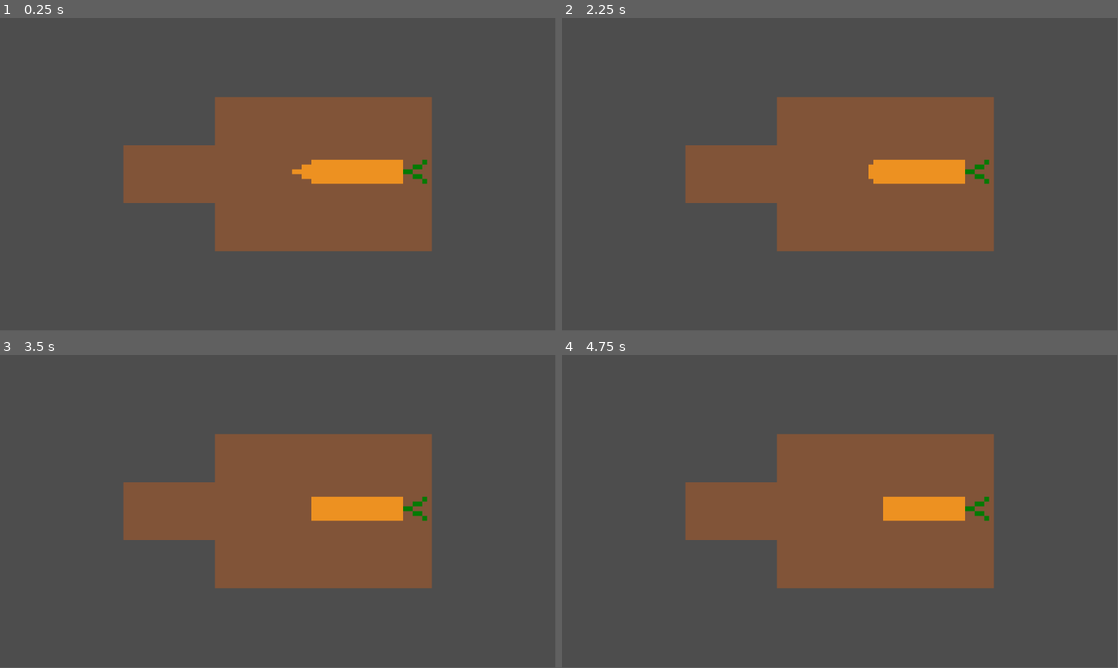
Above: before the commit, frames 1-4 (two rows, left to right).
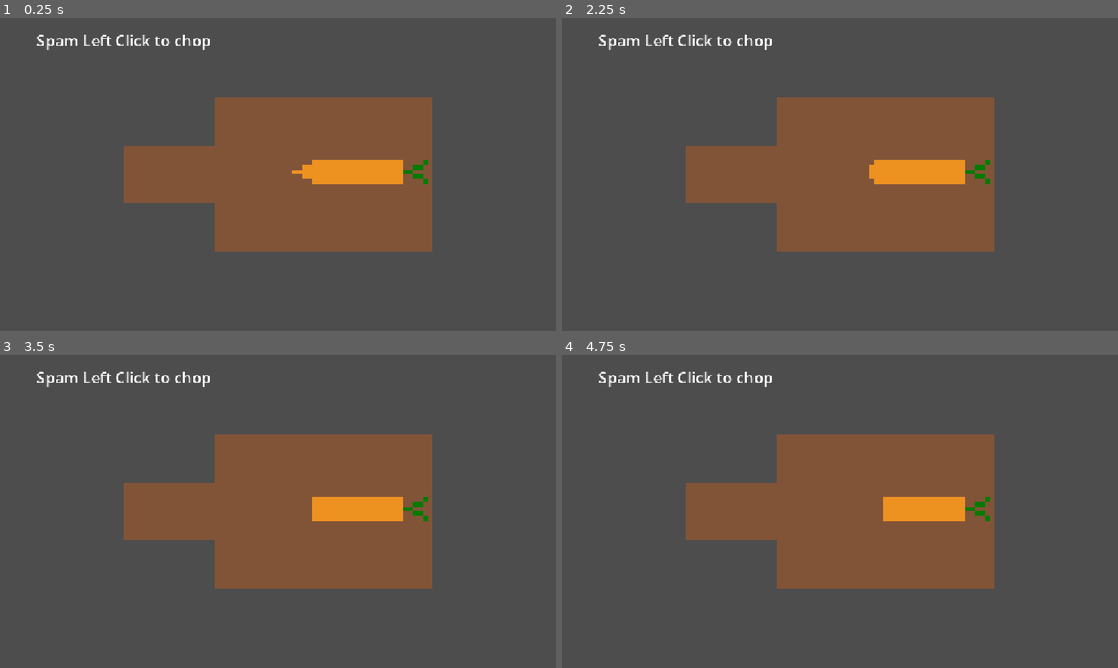
Above: after the commit, the same moments.

Repository: Dexter-Goater/gorefield
Game: Godot game, scene res://Scenes/Main.tscn
Same seed, same stepped clock (60 frames per second), same inputs: the game is played once before the commit and once after it.
Inputs (mouse positions are in pixels of both pictures, inside the frame that each line leads up to):
- Up to frame 1 (0.25 s): no input
- Up to frame 2 (2.25 s): tap Enter at 0.5, 1.25, 2 s; move the mouse to (962, 158) at 0.52 s; click (962, 158) at 0.6 s; tap Space (Space) at 0.8 s; drag from (728, 190) to (812, 237) at 1.27 s; move the mouse to (895, 105) at 2.02 s; click (895, 105) at 2.1 s
- Up to frame 3 (3.5 s): tap Space (Space) at 2.3 s; tap Enter at 2.75 s; drag from (250, 574) to (111, 464) at 2.77 s
- Up to frame 4 (4.75 s): tap Enter at 3.5, 4.25 s; move the mouse to (1006, 558) at 3.52 s; click (1006, 558) at 3.6 s; tap Space (Space) at 3.8 s; drag from (673, 464) to (756, 433) at 4.27 s
In our replay, the window is 799x449 before the commit and 800x450 after it. These sizes can differ from the game's own. Grey fills any space a smaller window leaves; there, only what the larger window draws over its background counts as a difference.

The runs differ from the first frame. In frame 1, 0.8% of the frame differs, in the area x 6-78%, y 5-75%; in frame 2, 0.7%; in frame 3, 0.7%; in frame 4, 0.7%.

Commit message:
17/06
Got the initial version of our game exported

Diff:
--- a/Scenes/Main.tscn
+++ b/Scenes/Main.tscn
@@ -20,8 +20,6 @@
 [ext_resource type="Script" uid="uid://qjvdesopfj6r" path="res://Scripts/Pizza/pizza.gd" id="17_0sclb"]
 [ext_resource type="Texture2D" uid="uid://cb025orqs7ctm" path="res://Art/2D/Lasagne/Minigame 4/Pasta.png" id="17_346fj"]
 [ext_resource type="Script" uid="uid://bc0xif3vtfhq5" path="res://Scripts/Pizza/minigame_1.gd" id="20_sxkr1"]
-[ext_resource type="Script" uid="uid://blanc45a5bifp" path="res://Scripts/Pizza/minigame_2.gd" id="21_hwpts"]
-[ext_resource type="Texture2D" uid="uid://nyhvwn6aicab" path="res://Art/2D/Pizza/Minigame 2/pizza.png" id="22_jyqft"]
 
 [sub_resource type="AtlasTexture" id="AtlasTexture_4kpch"]
 atlas = ExtResource("4_50glp")
@@ -524,6 +522,9 @@
 "speed": 0.0
 }]
 
+[sub_resource type="Theme" id="Theme_2w5on"]
+default_font_size = 32
+
 [sub_resource type="RectangleShape2D" id="RectangleShape2D_4kpch"]
 size = Vector2(3.1347966, 10.000004)
 
@@ -620,18 +621,11 @@
 [sub_resource type="RectangleShape2D" id="RectangleShape2D_fq6d3"]
 size = Vector2(14, 8)
 
-[sub_resource type="Theme" id="Theme_2w5on"]
-default_font_size = 32
-
-[sub_resource type="CircleShape2D" id="CircleShape2D_3tgeq"]
-radius = 9.0
-
 [node name="Main" type="Node2D" unique_id=1107761980]
 script = ExtResource("1_v1gob")
 
 [node name="Camera2D" type="Camera2D" parent="." unique_id=1346206867]
 zoom = Vector2(10, 10)
-metadata/_edit_lock_ = true
 
 [node name="Lasagne" type="Node2D" parent="." unique_id=537758055]
 script = ExtResource("2_346fj")
@@ -652,6 +646,15 @@
 wait_time = 5.0
 one_shot = true
 
+[node name="Label" type="Label" parent="Lasagne/Minigame 1" unique_id=68766460]
+offset_left = -50.0
+offset_top = -30.0
+offset_right = -28.0
+offset_bottom = -18.0
+scale = Vector2(0.1, 0.1)
+theme = SubResource("Theme_2w5on")
+text = "Spam Left Click to chop"
+
 [node name="Minigame 2" type="Node2D" parent="Lasagne" unique_id=664336338]
 script = ExtResource("7_jw32o")
 
@@ -726,6 +729,15 @@
 position = Vector2(1, 18)
 shape = SubResource("RectangleShape2D_bmxlf")
 
+[node name="Label" type="Label" parent="Lasagne/Minigame 2" unique_id=465526226]
+offset_left = -50.0
+offset_top = -30.0
+offset_right = 37.0
+offset_bottom = 15.0
+scale = Vector2(0.1, 0.1)
+theme = SubResource("Theme_2w5on")
+text = "Press Space when the arrow is near the green"
+
 [node name="Minigame 3" type="Node2D" parent="Lasagne" unique_id=1728431537]
 script = ExtResource("10_grg3l")
 
@@ -747,6 +759,15 @@
 [node name="Minigame Over" type="Timer" parent="Lasagne/Minigame 3" unique_id=1998200558]
 wait_time = 10.0
 one_shot = true
+
+[node name="Label" type="Label" parent="Lasagne/Minigame 3" unique_id=2036219407]
+offset_left = -50.0
+offset_top = -30.0
+offset_right = -28.0
+offset_bottom = -18.0
+scale = Vector2(0.1, 0.1)
+theme = SubResource("Theme_2w5on")
+text = "Track the white box with your mouse to stir"
 
 [node name="Minigame 4" type="Node2D" parent="Lasagne" unique_id=918677780]
 script = ExtResource("13_frkhe")
@@ -829,17 +850,6 @@
 [node name="Minigame Over" type="Timer" parent="Pizza/Minigame 1" unique_id=828710369]
 wait_time = 10.0
 one_shot = true
-
-[node name="Minigame 2" type="Node2D" parent="Pizza" unique_id=1172153889]
-
-[node name="Area2D" type="Area2D" parent="Pizza/Minigame 2" unique_id=1206736011]
-script = ExtResource("21_hwpts")
-
-[node name="CollisionShape2D" type="CollisionShape2D" parent="Pizza/Minigame 2/Area2D" unique_id=1434034770]
-shape = SubResource("CircleShape2D_3tgeq")
-
-[node name="Sprite2D" type="Sprite2D" parent="Pizza/Minigame 2/Area2D/CollisionShape2D" unique_id=568973302]
-texture = ExtResource("22_jyqft")
 
 [connection signal="area_entered" from="Lasagne/Minigame 2/Bar/Green" to="Lasagne/Minigame 2" method="_on_green_area_entered"]
 [connection signal="area_exited" from="Lasagne/Minigame 2/Bar/Green" to="Lasagne/Minigame 2" method="_on_green_area_exited"]
@@ -864,5 +874,3 @@
 [connection signal="mouse_entered" from="Pizza/Minigame 1/Pivot/Area2D" to="Pizza/Minigame 1" method="_on_area_2d_mouse_entered"]
 [connection signal="mouse_exited" from="Pizza/Minigame 1/Pivot/Area2D" to="Pizza/Minigame 1" method="_on_area_2d_mouse_exited"]
 [connection signal="timeout" from="Pizza/Minigame 1/Minigame Over" to="Pizza/Minigame 1" method="_on_minigame_over_timeout"]
-[connection signal="mouse_entered" from="Pizza/Minigame 2/Area2D" to="Pizza/Minigame 2/Area2D" method="_on_mouse_entered"]
-[connection signal="mouse_exited" from="Pizza/Minigame 2/Area2D" to="Pizza/Minigame 2/Area2D" method="_on_mouse_exited"]
--- a/Scripts/Lasagne/Minigame 1.gd
+++ b/Scripts/Lasagne/Minigame 1.gd
@@ -1,11 +1,16 @@
 extends Node2D
 @onready var veg = 1
+var minigame_started = false
 func _ready() -> void:
 	$AnimatedSprite2D.frame = 0
 	$AnimatedSprite2D.play("Veg {veg}")
 	$Timer.start()
 func _process(delta: float) -> void:
+
 	if Input.is_action_just_pressed("Left Click") and Globals.minigame == 1 and Globals.current_recipie == "Lasagne":
+		if minigame_started == false:
+			minigame_started = true
+			$Timer.start()
 		$AnimatedSprite2D.frame += 1
 		if $AnimatedSprite2D.frame >= 22:
 			veg += 1
--- a/Scripts/Lasagne/minigame_3.gd
+++ b/Scripts/Lasagne/minigame_3.gd
@@ -15,7 +15,6 @@
 			Globals.gorefield_appeasment += 0.02
 		if mouse_in == false:
 			Globals.gorefield_appeasment -= 0.07
-		print(Globals.gorefield_appeasment)
 
 func _on_area_2d_mouse_entered() -> void:
 	if Globals.minigame == 3 and Globals.current_recipie == "Lasagne":
--- a/Scripts/Lasagne/minigame_4.gd
+++ b/Scripts/Lasagne/minigame_4.gd
@@ -1,5 +1,5 @@
 extends Node2D
-var order = ["Ragu","Pasta","Ragu","Bechamel","Pasta","Ragu","Bechamel","Pasta","Ragu","Bechamel","Pasta","Ragu","Bechamel","Pasta","Ragu","end"]
+var order = ["Meat Sauce","Pasta","Meat Sauce","Cheese Sauce","Pasta","Meat Sauce","Cheese Sauce","Pasta","Meat Sauce","Cheese Sauce","Pasta","Meat Sauce","Cheese Sauce","Pasta","Meat Sauce","end"]
 var intray = false
 var inragu = false
 var insauce = false
@@ -43,14 +43,14 @@
 				if intray:
 					if sauced:
 						$Tray/Sprite2D.play("Bechamel")
-						if ingredient == "Bechamel":
+						if ingredient == "Cheese Sauce":
 							Globals.gorefield_appeasment += 1
 						else:
 							Globals.gorefield_appeasment -= 4
 						order.pop_front()
 					if raguud:
 						$Tray/Sprite2D.play("Ragu")
-						if ingredient == "Ragu":
+						if ingredient == "Meat Sauce":
 							Globals.gorefield_appeasment += 1
 						else:
 							Globals.gorefield_appeasment -= 4
--- a/Scripts/Pizza/minigame_2.gd
+++ b/Scripts/Pizza/minigame_2.gd
@@ -1,29 +1,34 @@
 extends Area2D
+var is_dragging := false
+var drag_last_pos: Vector2
+var mouse_in := false
+var current_scale := 3.0
 
-var is_dragging := false
-var drag_start_pos: Vector2
-var mouse_in := false
+func _ready() -> void:
+	$CollisionShape2D.shape.radius = current_scale * 0.9
+	$CollisionShape2D/Sprite2D.scale = Vector2.ONE * current_scale / 10
 
 func _input(event: InputEvent) -> void:
 	if Globals.current_recipie == "Pizza" or Globals.minigame == 2:
-		if event is InputEventMouseButton:
-			if event.button_index == MOUSE_BUTTON_LEFT:
+		if event is InputEventMouseButton and event.button_index == MOUSE_BUTTON_LEFT:
+			if event.pressed and mouse_in:
+				is_dragging = true
+				drag_last_pos = event.position
+			elif !event.pressed:
+				is_dragging = false
 
-				if event.pressed and mouse_in:
-					is_dragging = true
-					drag_start_pos = event.position
-
-				elif !event.pressed and is_dragging:
-					is_dragging = false
-
-					var drag_distance = drag_start_pos.distance_to(event.position)
-					var scale_factor = clamp(drag_distance / 100.0, 0.5, 5.0)
-
-					$CollisionShape2D.shape.radius = scale_factor * 0.9
-					$CollisionShape2D/Sprite2D.scale = Vector2.ONE * scale_factor / 10
+		if event is InputEventMouseMotion and is_dragging:
+			var delta = event.position.distance_to(drag_last_pos)
+			drag_last_pos = event.position
+			current_scale = clamp(current_scale + delta / 100.0, 3.0, 5.0)
+			$CollisionShape2D.shape.radius = current_scale * 0.9
+			$CollisionShape2D/Sprite2D.scale = Vector2.ONE * current_scale / 10
+			print("scaling: ", current_scale)
 
 func _on_mouse_entered() -> void:
 	mouse_in = true
+	print("mouse entered")
 
 func _on_mouse_exited() -> void:
 	mouse_in = false
+	print("mouse exited — is_dragging: ", is_dragging)
--- a/project.godot
+++ b/project.godot
@@ -19,6 +19,10 @@
 
 Globals="*uid://dftjio7vuwohg"
 Signals="*uid://ss2jhlxkgcca"
+
+[display]
+
+window/stretch/mode="canvas_items"
 
 [input]
 
Binary file added: Art/2D/New folder/GoreField idle animation.png
Not shown, added: Art/2D/New folder/GoreField idle animation.png.import
Binary file added: Art/2D/New folder/GoreField talking-Sheet.png
Not shown, added: Art/2D/New folder/GoreField talking-Sheet.png.import
Binary file added: Art/2D/New folder/GoreField time is running out animation-Sheet.png
Not shown, added: Art/2D/New folder/GoreField time is running out animation-Sheet.png.import
Binary file added: Art/2D/New folder/Gorefield front view turning-Sheet.png
Not shown, added: Art/2D/New folder/Gorefield front view turning-Sheet.png.import
Binary file added: Art/2D/New folder/background-Sheet.png
Not shown, added: Art/2D/New folder/background-Sheet.png.import
Binary file added: Art/2D/New folder/count down-Sheet.png
Not shown, added: Art/2D/New folder/count down-Sheet.png.import
(and 7 more such lines)
